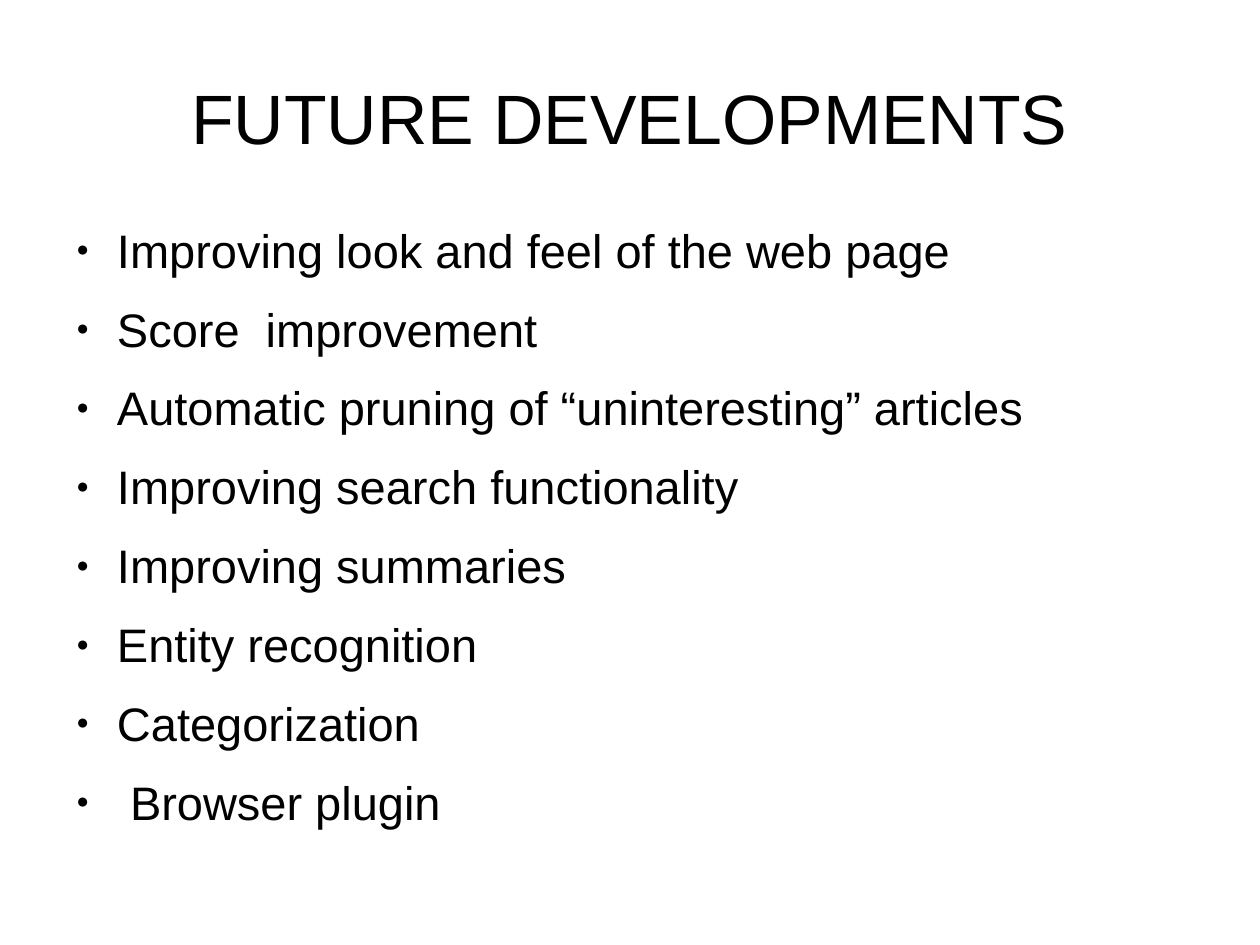
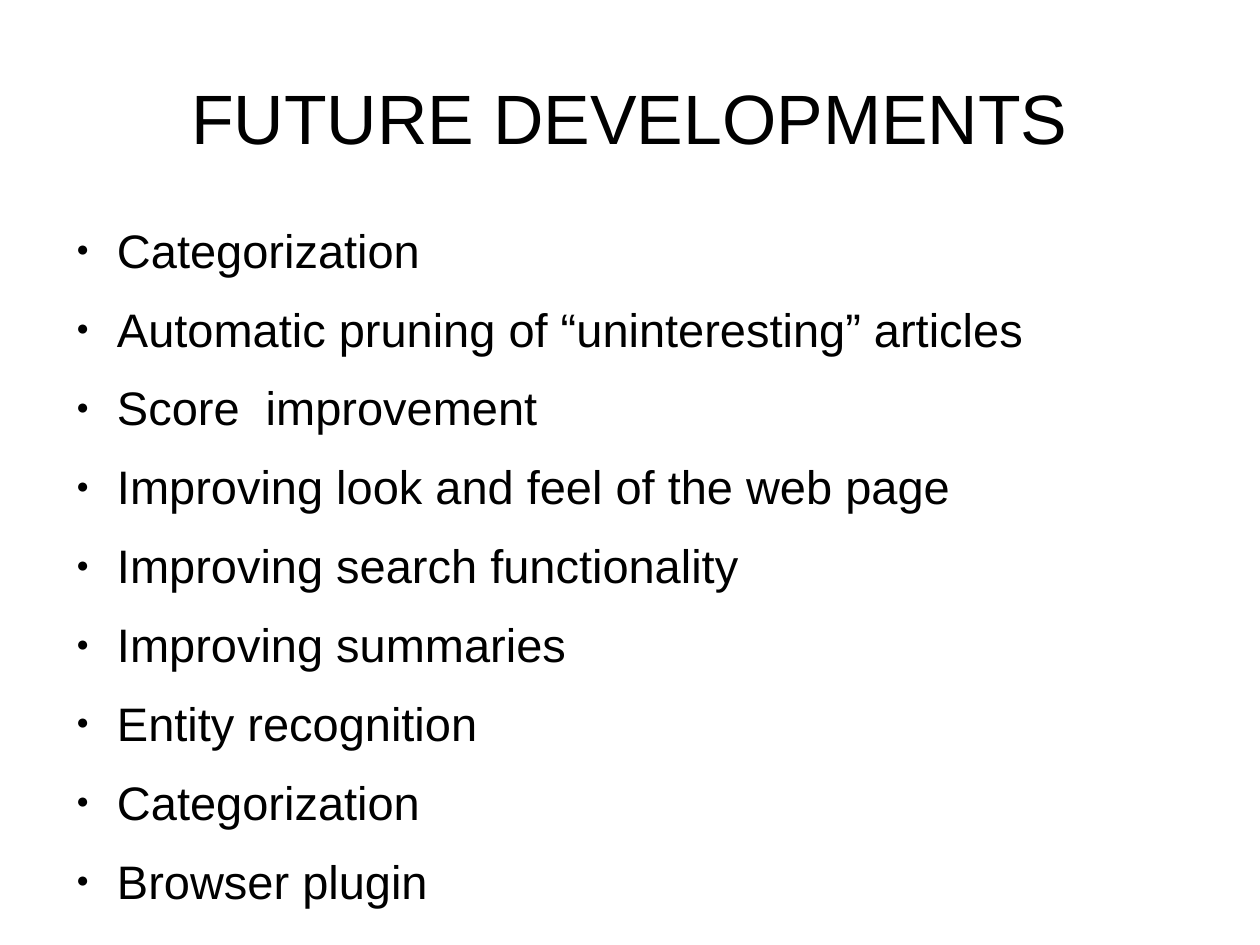
Before and after one commit to diegoami/newscollection, a slide deck: slide 17 of docs/Technical_NLP_6.odp. Drawn at 1260x945 pixels with LibreOffice and Linux fonts; fonts in the diff are those of the drawing. Boxes give left, top, right and bottom in pixels: in the first picture for what was removed or moved away, otherwise in the second. Text is boxed around its words. In the diff, an @@ line names an element or a change of style, - is before the commit and + after.

```diff
--- a/docs/Technical_NLP_6.odp
+++ b/docs/Technical_NLP_6.odp
@@ text at [117,234,1023,434]: paragraphs added @@
+● Categorization
+● Automatic pruning of “uninteresting” articles
+● Score improvement
@@ text at [117,313,1023,434]: paragraphs removed @@
-● Score improvement
-● Automatic pruning of “uninteresting” articles
```
Also in this commit, not shown: 8 other slides changed, 15 other files.
